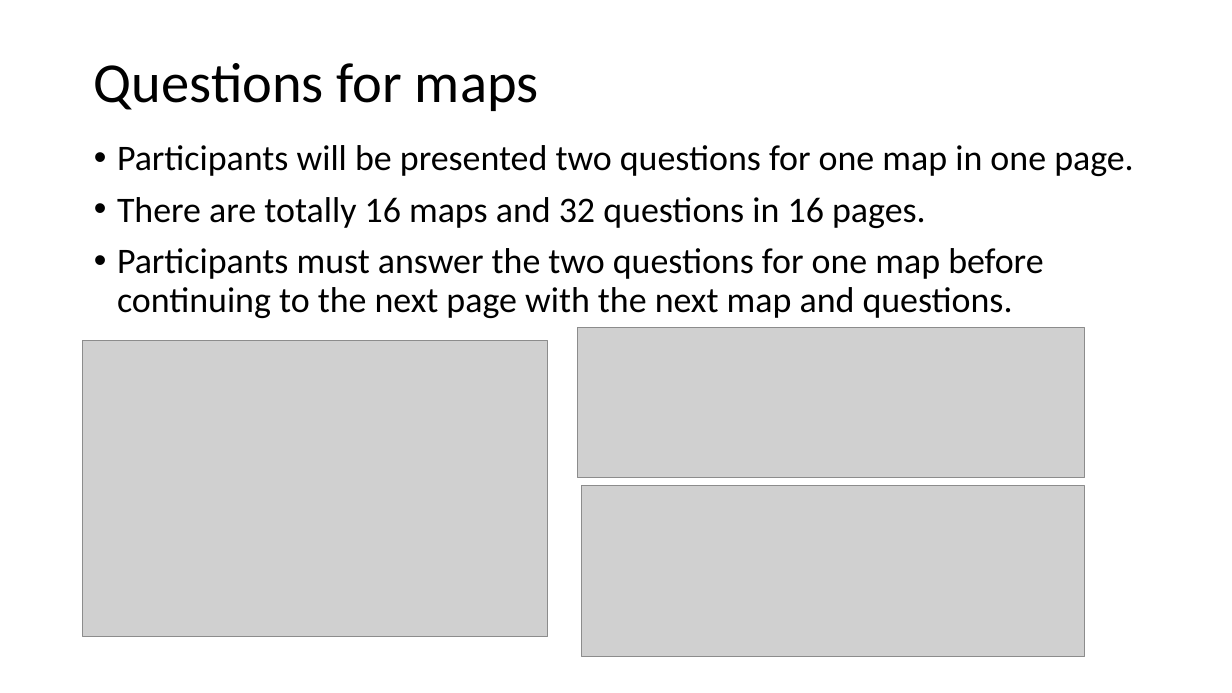
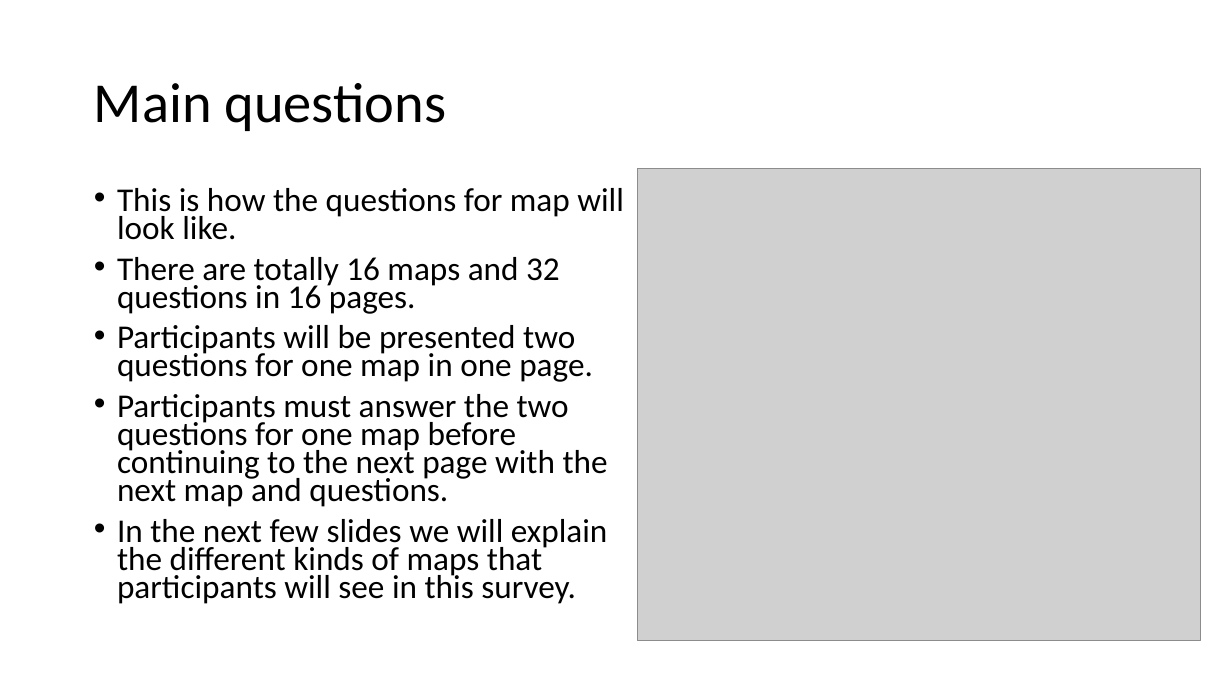
Before and after one commit to JialinLiOSU/choroColorRead, a slide deck: slide 5 of irb/Documents/Instructions - ScreenShots.pptx (slide 4 before the commit). Drawn at 1232x693 pixels with LibreOffice and Linux fonts; fonts in the diff are those of the drawing; grey boxes stand for pictures. Boxes give left, top, right and bottom in pixels: in the first picture for what was removed or moved away, otherwise in the second. Text is boxed around its words. In the diff, an @@ line names an element or a change of style, - is before the commit and + after.

```diff
--- a/irb/Documents/Instructions - ScreenShots.pptx
+++ b/irb/Documents/Instructions - ScreenShots.pptx
@@ title "Main questions" at <box>94,83,447,131</box>: vertical alignment bottom to middle @@
@@ title at <box>94,83,447,131</box>: text changed @@
-Questions for maps
+Main questions
@@ picture added at <box>638,168,1201,640</box> @@
@@ text "This is how the questions ...": place and size @@
-text "This is how the questions ..." at <box>117,145,1134,318</box>
+text "This is how the questions ..." at <box>117,188,624,604</box>
@@ text at <box>117,188,624,314</box>: paragraphs added @@
+• This is how the questions for map will look like.
+• There are totally 16 maps and 32 questions in 16 pages.
@@ text at <box>117,197,926,228</box>: paragraph removed @@
-• There are totally 16 maps and 32 questions in 16 pages.
@@ text at <box>117,325,608,507</box>: size 28 to 25.9 pt in "Participants will be presented two questions for ...", "Participants must answer the two questions for ..."; line spacing 0.9 to 0.7 @@
@@ picture removed at <box>578,328,1085,478</box> @@
@@ picture removed at <box>83,340,548,637</box> @@
@@ picture removed at <box>582,486,1085,657</box> @@
@@ text at <box>117,519,608,604</box>: paragraph added @@
+• In the next few slides we will explain the different kinds of maps that participants will see in this survey.
```
Also in this commit, not shown: 8 other slides changed, 1 slide added, 16 other files.
